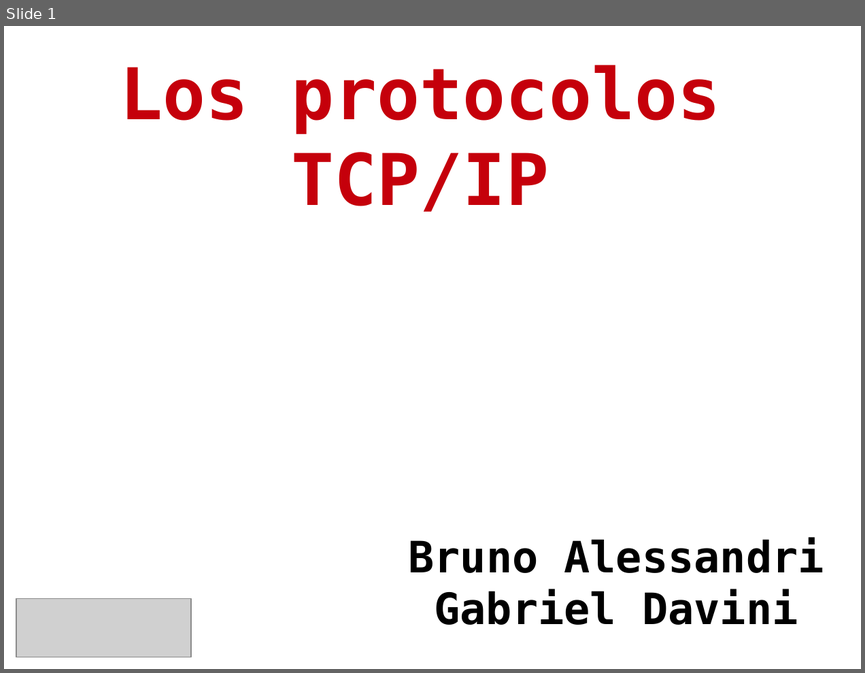
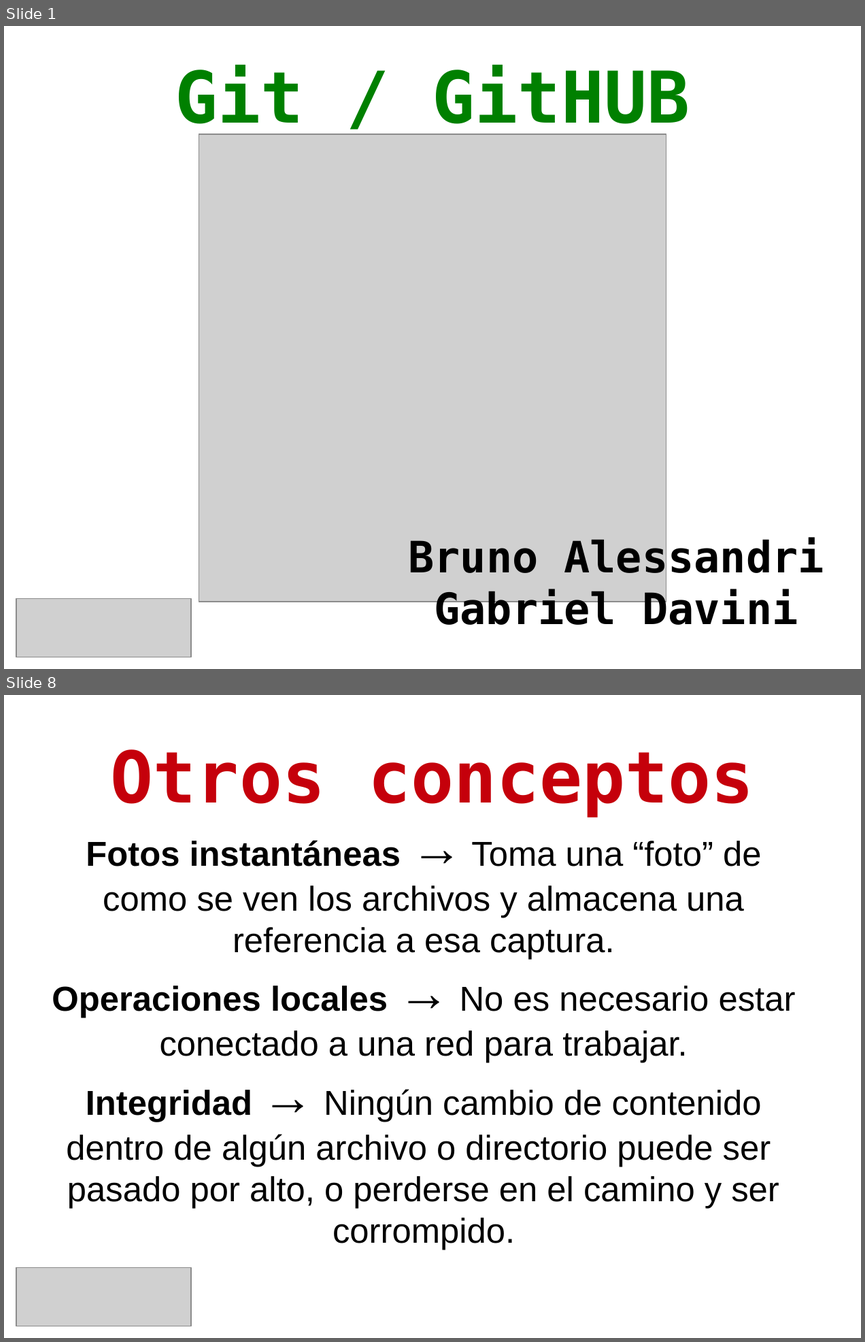
Before and after one commit to gabrielo77/TP_Git-GitHUB_CyR_UTNFRRo_2014, a slide deck: git_github.odp. Shown one above the other, each under a label of ours: slide 1 before the commit, slides 1 and 8 after it; the slides between them are not shown. The pictures are 865x673 and 865x1342 pixels, drawn with LibreOffice and Linux fonts; fonts in the diff are those of the drawing; grey boxes stand for pictures; background and template pictures are left out. Boxes give left, top, right and bottom in pixels: in the first picture for what was removed or moved away, otherwise in the second. Text is boxed around its words. In the diff, an @@ line names an element or a change of style, - is before the commit and + after.

```diff
--- a/git_github.odp
+++ b/git_github.odp
@@ slide 8 added at <box>4,695,861,1338</box>, background #FFFFFF @@
@@ title added at <box>111,749,754,817</box>, 66 pt, text #C5000B, bold @@
+Otros conceptos
@@ subtitle added at <box>52,840,796,1249</box>, 32 pt, text #000000 @@
+Fotos instantáneas → Toma una “foto” de como se ven los archivos y almacena una referencia a esa captura.
+Operaciones locales → No es necesario estar conectado a una red para trabajar.
+Integridad → Ningún cambio de contenido dentro de algún archivo o directorio puede ser pasado por alto, o perderse en el camino y ser corrompido.
@@ picture added at <box>16,1268,192,1325</box> @@
@@ slide 1 changed as well @@
@@ title at <box>175,65,689,137</box>: text changed; text colour #C5000B to #008000 @@
-Los protocolos TCP/IP
+Git / GitHUB
@@ picture added at <box>199,134,666,601</box> @@
```
Also in this commit, not shown: 2 other slides changed, 15 other slides added, 13 slides removed, 1 other file.
